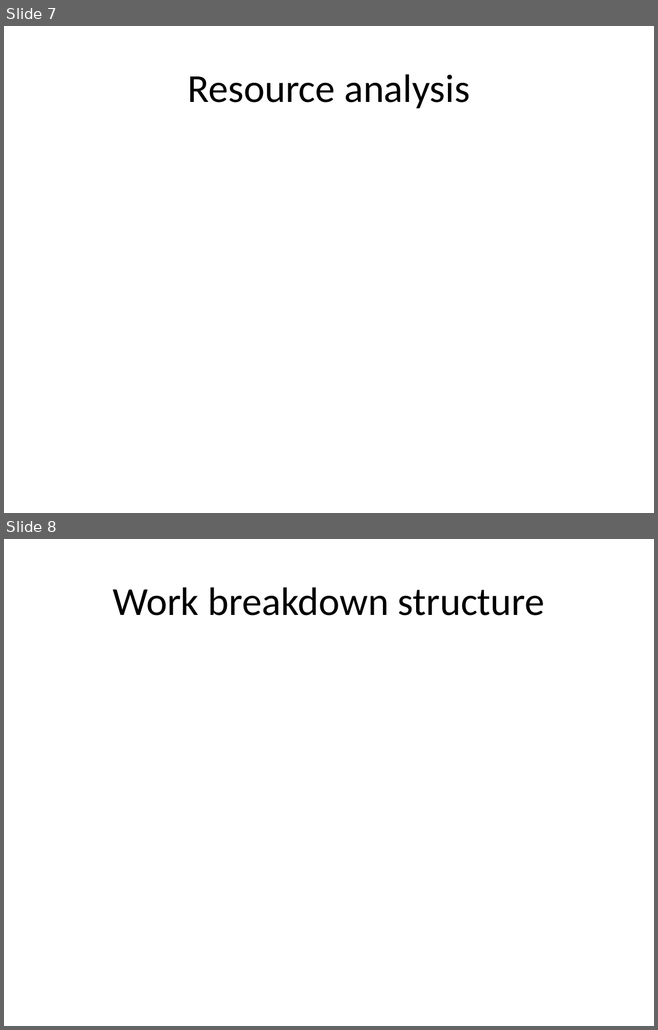
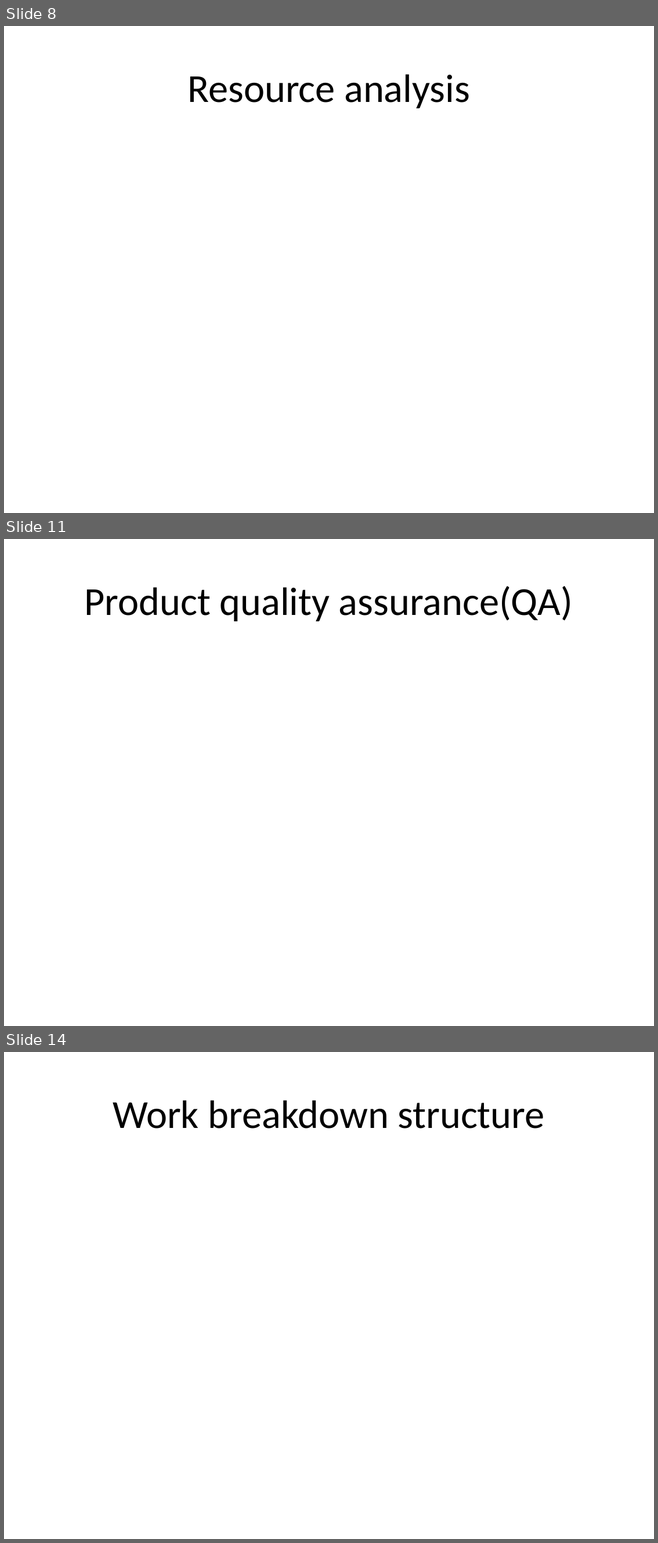
Before and after one commit to runningproject/documents, a slide deck: projectplan.pptx. Shown one above the other, each under a label of ours: slides 7 and 8 before the commit, slides 8, 11 and 14 after it; the slides between them are not shown. The pictures are 658x1030 and 658x1543 pixels, drawn with LibreOffice and Linux fonts; fonts in the diff are those of the drawing. Boxes give left, top, right and bottom in pixels: in the first picture for what was removed or moved away, otherwise in the second. Text is boxed around its words. In the diff, an @@ line names an element or a change of style, - is before the commit and + after.

```diff
--- a/projectplan.pptx
+++ b/projectplan.pptx
@@ slide 11 added at <box>4,539,654,1026</box>, background #FFFFFF @@
@@ title added at <box>84,586,572,621</box>, 44 pt, text #000000 @@
+Product quality assurance(QA)
@@ what was slide 7 is now slide 8 @@
@@ what was slide 8 is now slide 14 @@
```
Also in this commit, not shown: 2 slides changed, 6 other slides added, 1 slide removed.
